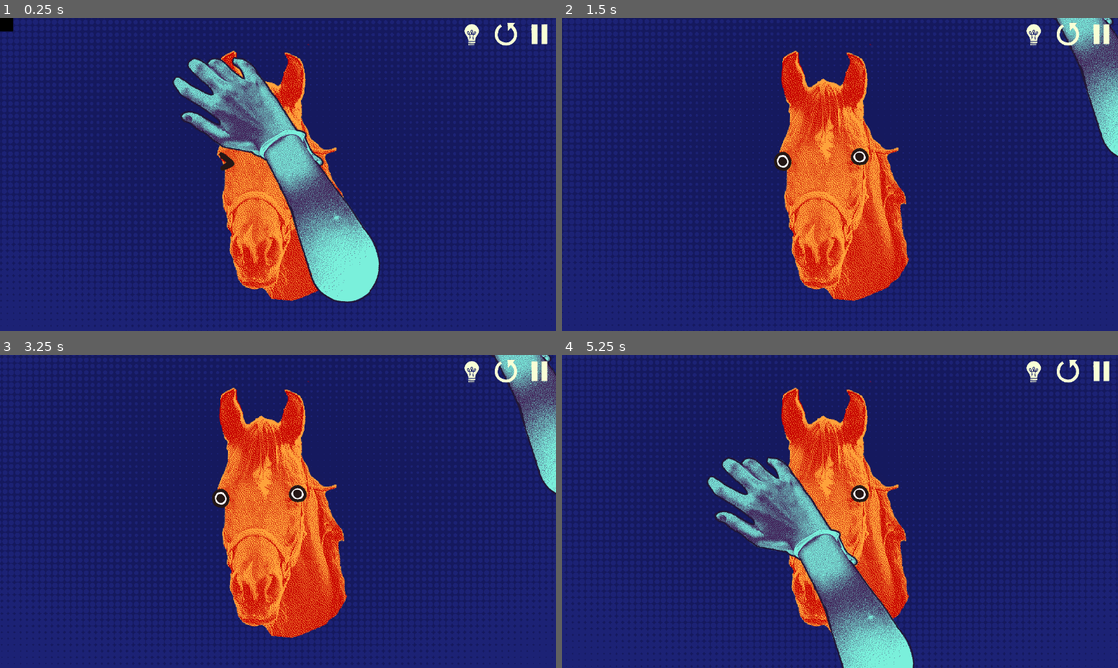
Above: before the commit, frames 1-4 (two rows, left to right).
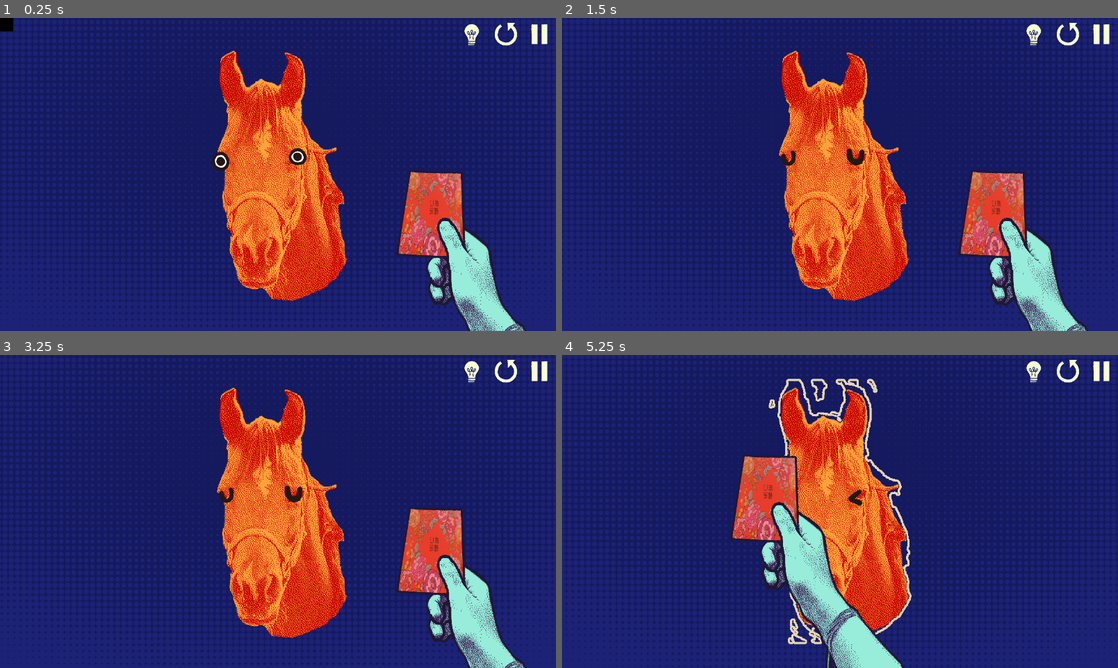
Above: after the commit, the same moments.

Repository: MRafliRasyiidin/nothing-works-as-expected
Game: Godot game, scene res://scenes/stages/5/stage_5.tscn
Two runs of this game, one before a commit and one after it. Both use one fixed random seed, a clock stepped at 60 frames per second and the inputs below. This scene is started directly instead of the project's main scene. Video files are missing from this copy of the repository; at most half a second of black plays in their place.
Inputs (mouse positions are in pixels of both pictures, inside the frame that each line leads up to):
- Up to frame 1 (0.25 s): no input
- Up to frame 2 (1.5 s): click (1067, 33) at 0.5 s; click (1067, 33) at 1.25 s
- Up to frame 3 (3.25 s): click (505, 370) at 2 s; move the mouse to (400, 495) at 2.77 s; hold D (right) from 2.78 s (still down); hold E (submit) from 2.78 s (still down)
- Up to frame 4 (5.25 s): move the mouse to (728, 527) at 3.52 s; release D (right) at 3.53 s; release E (submit) at 3.53 s; hold S (down) 3.53-4.28 s; click (728, 527) at 3.6 s; tap E (submit) at 3.8, 5.1 s; move the mouse to (895, 442) at 4.27 s; hold D (right) 4.28-5.03 s; hold E (submit) 4.28-5.03 s; move the mouse to (812, 574) at 5.02 s; hold W (up) from 5.03 s (still down)

The runs differ from the first frame. In frame 1, 16% of the frame differs, in the area x 31-95%, y 12-100%; in frame 2, 8.8%; in frame 3, 8.8%; in frame 4, 12%.

Commit message:
fix: change asset for stage 5

Diff:
--- a/scenes/stages/5/stage_5.gd
+++ b/scenes/stages/5/stage_5.gd
@@ -14,6 +14,8 @@
 var is_patpat: bool = false
 var can_patpat: bool = false
 var is_complete: bool = false
+
+var can_move: bool = false
 
 func _ready() -> void:
 	var path = get_tree().current_scene.scene_file_path
@@ -38,6 +40,7 @@
 
 	outline_mat = ShaderMaterial.new()
 	outline_mat.shader = outline_shader
+	can_move = true
 
 func _input(event: InputEvent) -> void:
 	if not GameState.is_intro:
@@ -54,7 +57,7 @@
 			get_tree().change_scene_to_file("res://scenes/transition/save_name.tscn")
 
 func _process(delta):
-	if not GameState.is_intro:
+	if not GameState.is_intro and can_move:
 		if not is_patpat:
 			hand.global_position = get_global_mouse_position()
 
--- a/scenes/stages/5/stage_5.tscn
+++ b/scenes/stages/5/stage_5.tscn
@@ -11,13 +11,13 @@
 [ext_resource type="SpriteFrames" uid="uid://hk3iv4m13b06" path="res://scenes/flag/flag.tres" id="4_es6du"]
 [ext_resource type="Texture2D" uid="uid://c2c6mq4tkes5b" path="res://assets/stage/cat/IMG_6023.PNG" id="4_xe64s"]
 [ext_resource type="Texture2D" uid="uid://b8n2jm12ssehn" path="res://assets/stage/ui/E.png" id="5_1u5ce"]
-[ext_resource type="Texture2D" uid="uid://bwea8nomtd6lj" path="res://assets/hand/regular state.png" id="6_datci"]
 [ext_resource type="PackedScene" uid="uid://e0tiusshesp2" path="res://scenes/stages/stage_intro/stage_intro.tscn" id="10_xe64s"]
 [ext_resource type="PackedScene" uid="uid://cvchj3fvtsxu2" path="res://scenes/stages/2/stage_ui.tscn" id="11_udoku"]
 [ext_resource type="VideoStream" uid="uid://cm00bb7tt3n57" path="res://assets/transition/Transition.ogv" id="11_vtgqv"]
 [ext_resource type="Texture2D" uid="uid://cl8ksaie2wieb" path="res://assets/horse/portrait/IMG_6147.PNG" id="12_1cco7"]
 [ext_resource type="Texture2D" uid="uid://dbi65vn4swj7m" path="res://assets/horse/portrait/IMG_6145.PNG" id="13_2aub0"]
 [ext_resource type="Texture2D" uid="uid://cngrprj4arpv8" path="res://assets/horse/portrait/IMG_6146.PNG" id="14_m38eo"]
+[ext_resource type="Texture2D" uid="uid://pfayya0wykp0" path="res://assets/hand/tangan angpao.png" id="15_1cco7"]
 
 [sub_resource type="RectangleShape2D" id="RectangleShape2D_e4ssd"]
 size = Vector2(167, 151)
@@ -78,7 +78,7 @@
 }]
 
 [sub_resource type="RectangleShape2D" id="RectangleShape2D_datci"]
-size = Vector2(250, 107.5)
+size = Vector2(187, 386)
 
 [sub_resource type="CapsuleShape2D" id="CapsuleShape2D_datci"]
 radius = 87.19757
@@ -149,7 +149,7 @@
 [node name="Area2D" type="Area2D" parent="Cat"]
 
 [node name="CollisionShape2D" type="CollisionShape2D" parent="Cat/Area2D"]
-position = Vector2(648, 213.25)
+position = Vector2(610.5, 360)
 shape = SubResource("RectangleShape2D_datci")
 
 [node name="Node2D2" type="Node2D" parent="."]
@@ -161,8 +161,8 @@
 rotation = -0.41223142
 
 [node name="Sprite2D" type="Sprite2D" parent="Hand"]
-scale = Vector2(0.6, 0.6)
-texture = ExtResource("6_datci")
+scale = Vector2(0.3, 0.3)
+texture = ExtResource("15_1cco7")
 
 [node name="HandArea" type="Area2D" parent="Hand"]
 
Binary file added: assets/hand/tangan angpao.png
Not shown, added: assets/hand/tangan angpao.png.import
